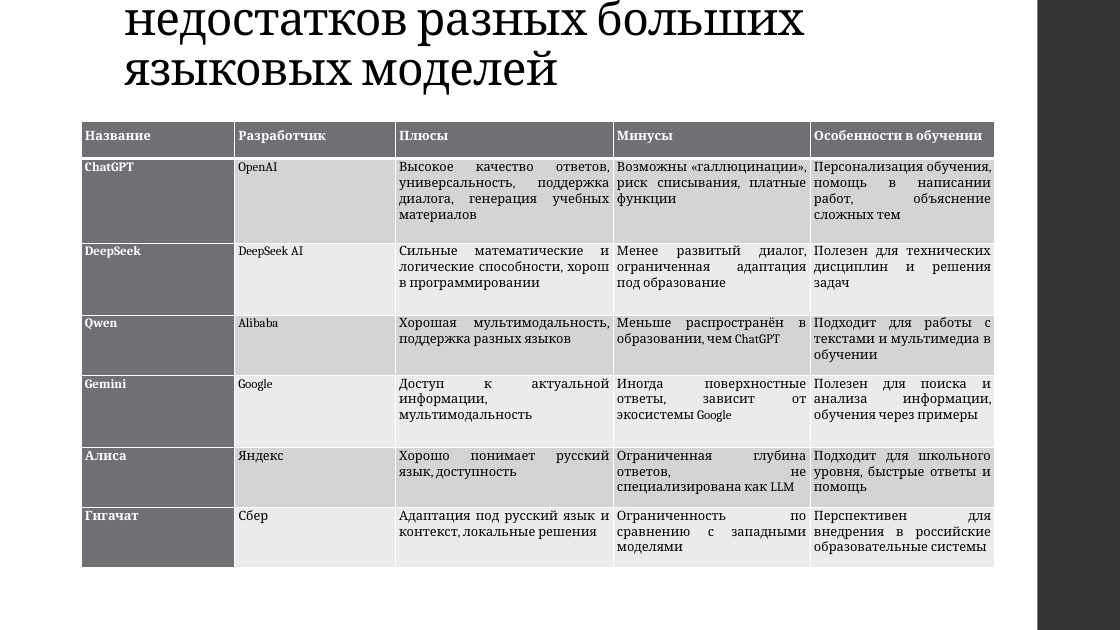
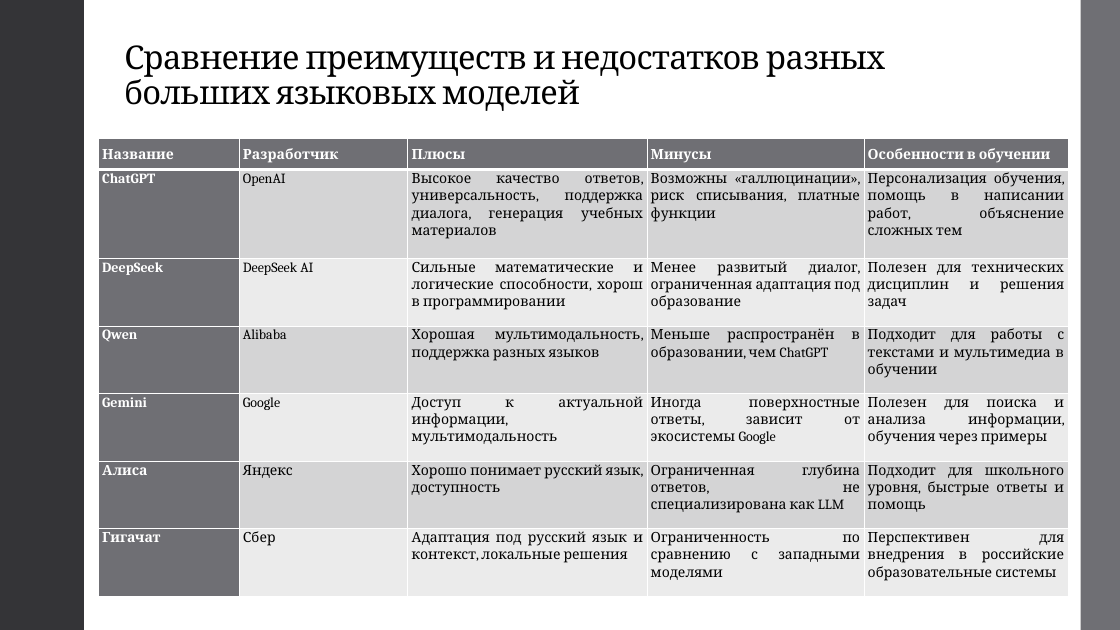
Before and after one commit to AknasMacefg/ITiABD, a slide deck: slide 7 of Курс 3/УНС/ИД23-1_Маслов_АН_УНС.pptx. Drawn at 1120x630 pixels with LibreOffice and Linux fonts; fonts in the diff are those of the drawing. Boxes give left, top, right and bottom in pixels: in the first picture for what was removed or moved away, otherwise in the second. Text is boxed around its words. In the diff, an @@ line names an element or a change of style, - is before the commit and + after.

```diff
--- a/Курс 3/УНС/ИД23-1_Маслов_АН_УНС.pptx
+++ b/Курс 3/УНС/ИД23-1_Маслов_АН_УНС.pptx
@@ rectangle added at bbox=[0, 0, 1120, 630], fill #FFFFFF @@
@@ rectangle added at bbox=[0, 0, 84, 630], fill #353537 @@
@@ rectangle added at bbox=[1081, 0, 1120, 630], fill #6F6F74 @@
@@ title "Сравнение преимуществ и недостатков разных ..." at bbox=[124, 45, 885, 111]: size 39.6 to 28 pt @@
@@ table at bbox=[98, 139, 1069, 597] @@
@@ size 11 to 12 pt @@
@@ table: place and size @@
-table at bbox=[82, 121, 996, 567]
+table at bbox=[98, 139, 1069, 597]
```
Also in this commit, not shown: 6 other slides changed.
